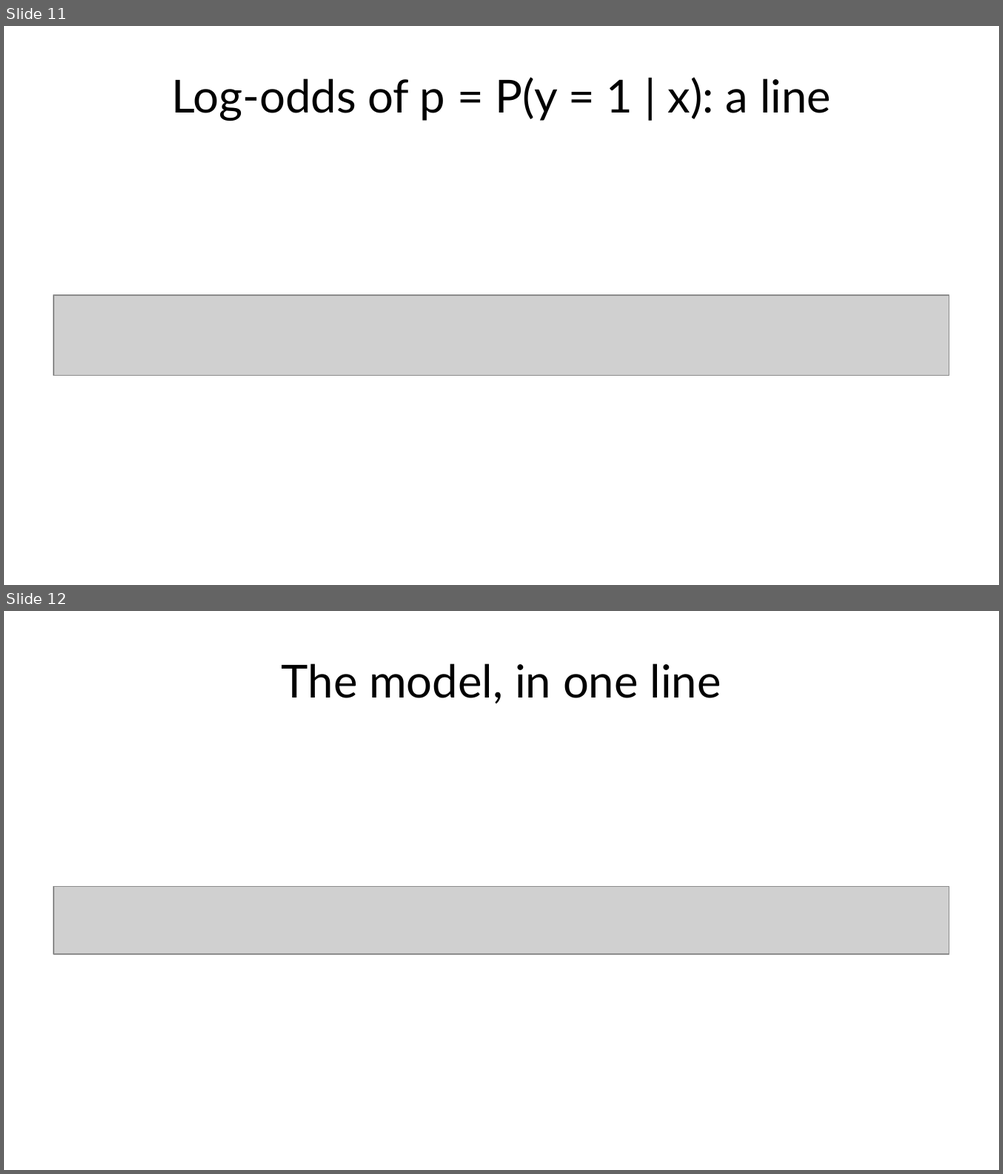
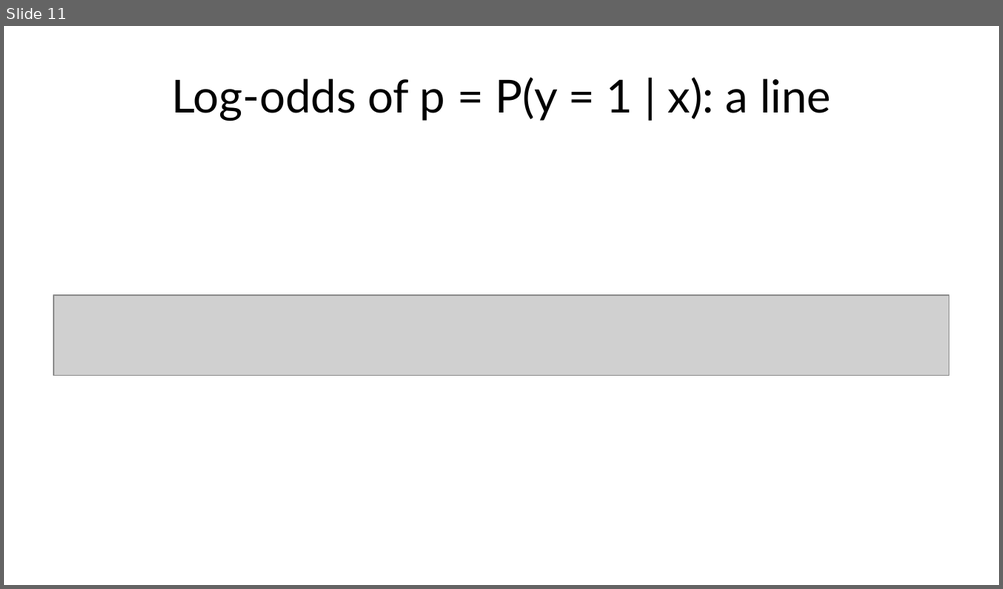
Before and after one commit to fabioantonini/technologies-for-artificial-intelligence, a slide deck: Lessons/04_classification_and_metrics/Slides/classification_and_metrics_slides.pptx. Shown one above the other, each under a label of ours: slides 11 and 12 before the commit, slide 11 after it. The pictures are 1003x1174 and 1003x589 pixels, drawn with LibreOffice and Linux fonts; fonts in the diff are those of the drawing; grey boxes stand for pictures; background and template pictures are left out. Boxes give left, top, right and bottom in pixels: in the first picture for what was removed or moved away, otherwise in the second. Text is boxed around its words. In the diff, an @@ line names an element or a change of style, - is before the commit and + after.

```diff
--- a/Lessons/04_classification_and_metrics/Slides/classification_and_metrics_slides.pptx
+++ b/Lessons/04_classification_and_metrics/Slides/classification_and_metrics_slides.pptx
@@ slide 12 removed at bbox=[4, 611, 999, 1170], background #FFFFFF @@
@@ title removed at bbox=[282, 664, 721, 703] @@
-The model, in one line
@@ picture removed at bbox=[54, 886, 949, 954] @@
```
Also in this commit, not shown: 4 slides changed, 2 slides added, 1 other slide removed, 14 other files.
